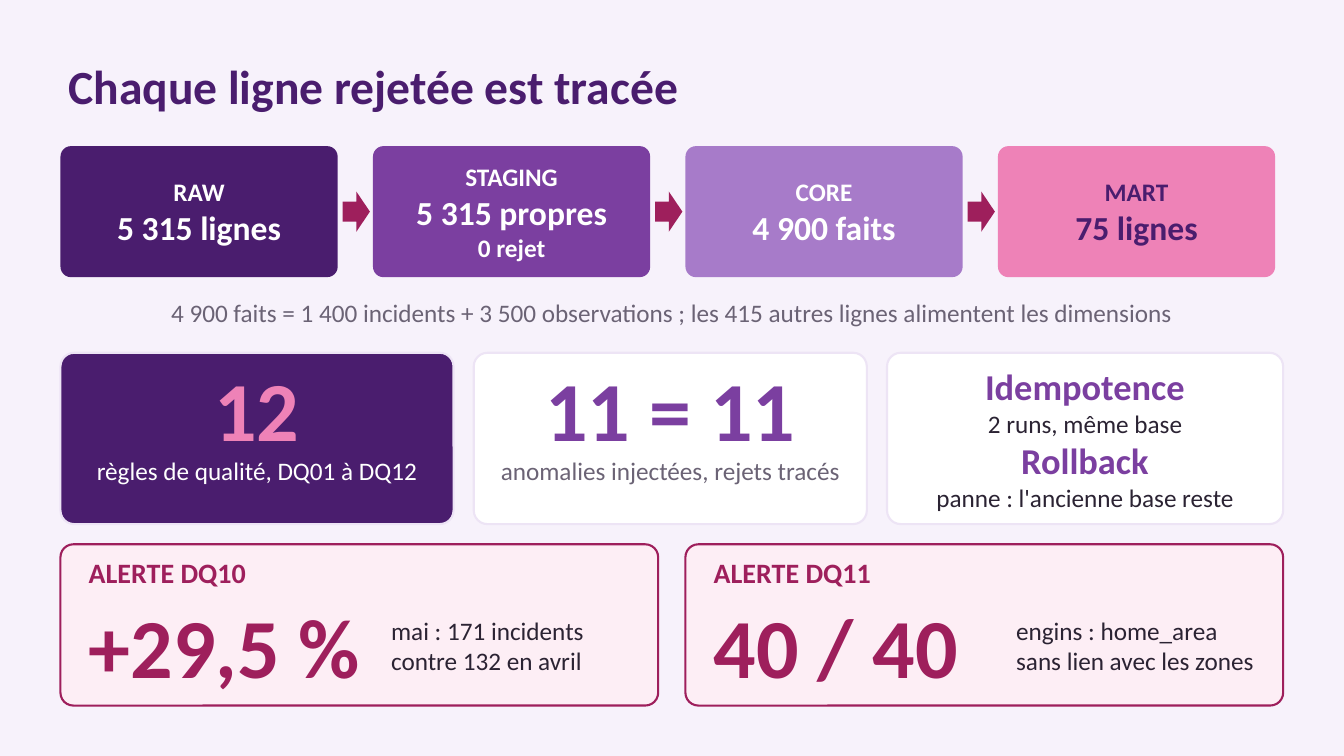
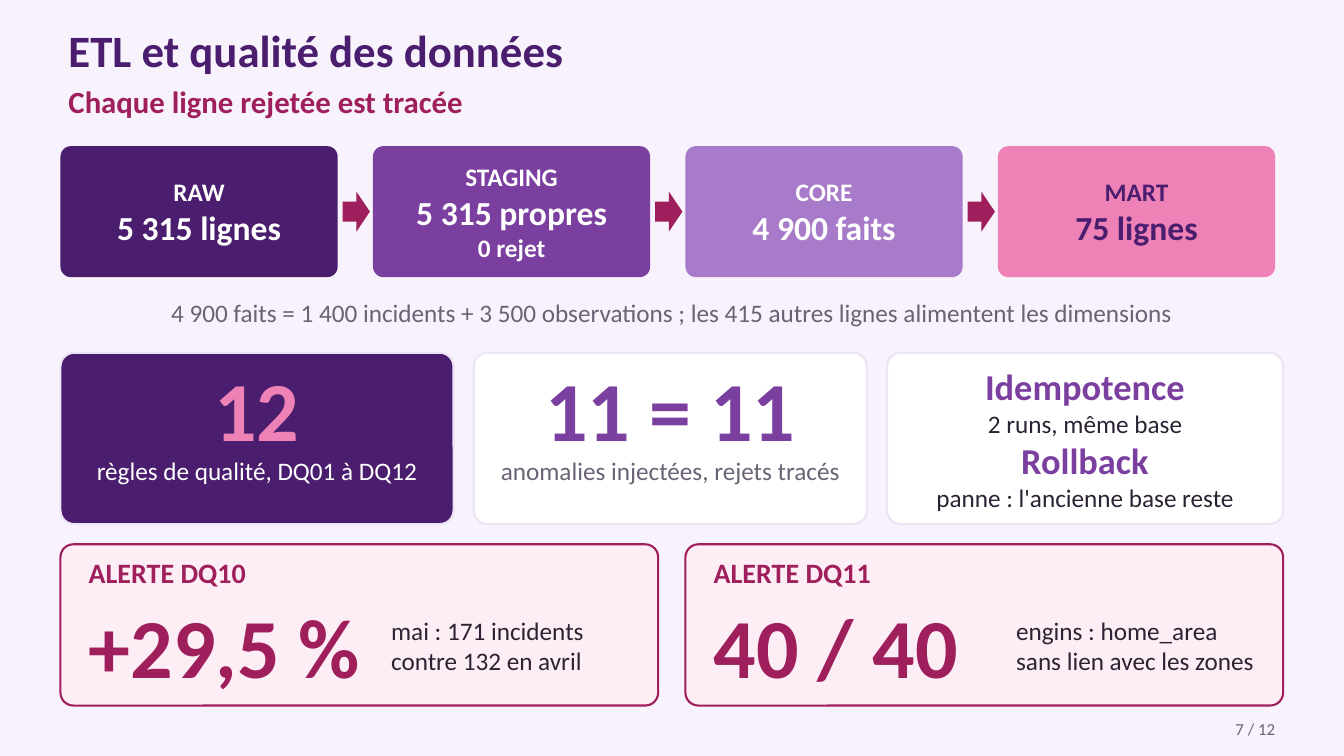
Before and after one commit to fatouu50/Port-Safety-Incident-Analytics-M2-IAMD-Gestion-des-Donn-es-Massives-, a slide deck: slide 7 of 09_PRESENTATION/presentation_projet11.pptx. Drawn at 1344x756 pixels with LibreOffice and Linux fonts; fonts in the diff are those of the drawing. Boxes give left, top, right and bottom in pixels: in the first picture for what was removed or moved away, otherwise in the second. Text is boxed around its words. In the diff, an @@ line names an element or a change of style, - is before the commit and + after.

```diff
--- a/09_PRESENTATION/presentation_projet11.pptx
+++ b/09_PRESENTATION/presentation_projet11.pptx
@@ text added at <box>68,35,563,74</box>, 32 pt, text #4A1D6E, bold @@
+ETL et qualité des données
@@ text "Chaque ligne rejetée est tracée": place and size @@
-text "Chaque ligne rejetée est tracée" at <box>68,70,678,112</box>
+text "Chaque ligne rejetée est tracée" at <box>68,91,463,119</box>
@@ text "Chaque ligne rejetée est tracée" at <box>68,91,463,119</box>: size 34 to 22 pt, text colour #4A1D6E to #9E1F5C @@
@@ text added at <box>1235,724,1275,735</box>, 12 pt, text #6B6375 @@
+7 / 12
```
Also in this commit, not shown: 10 other slides changed, 2 other files.
